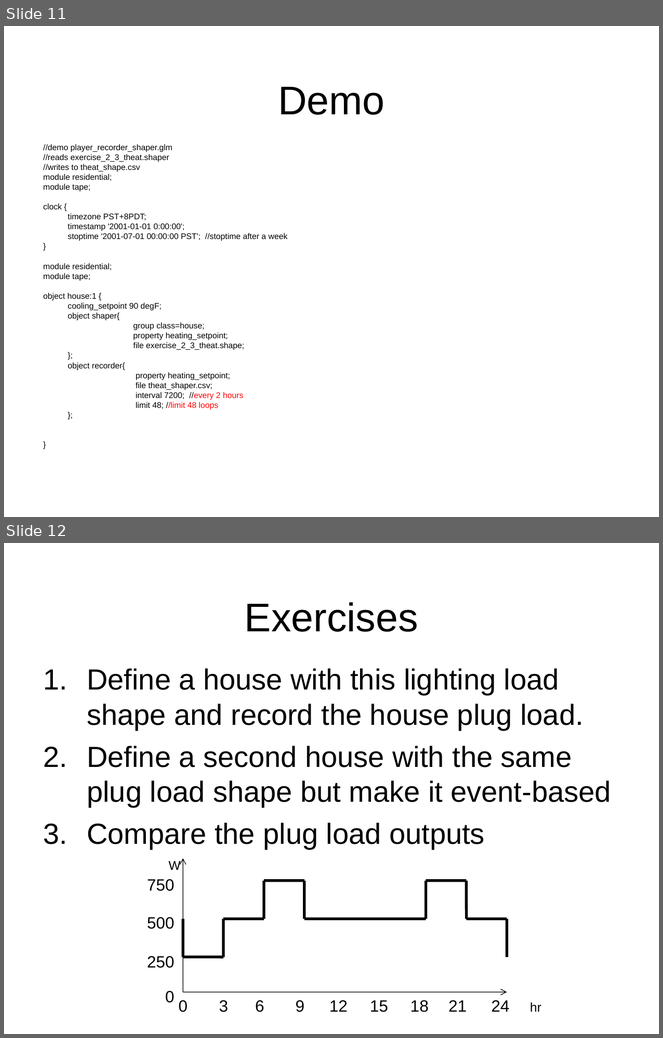
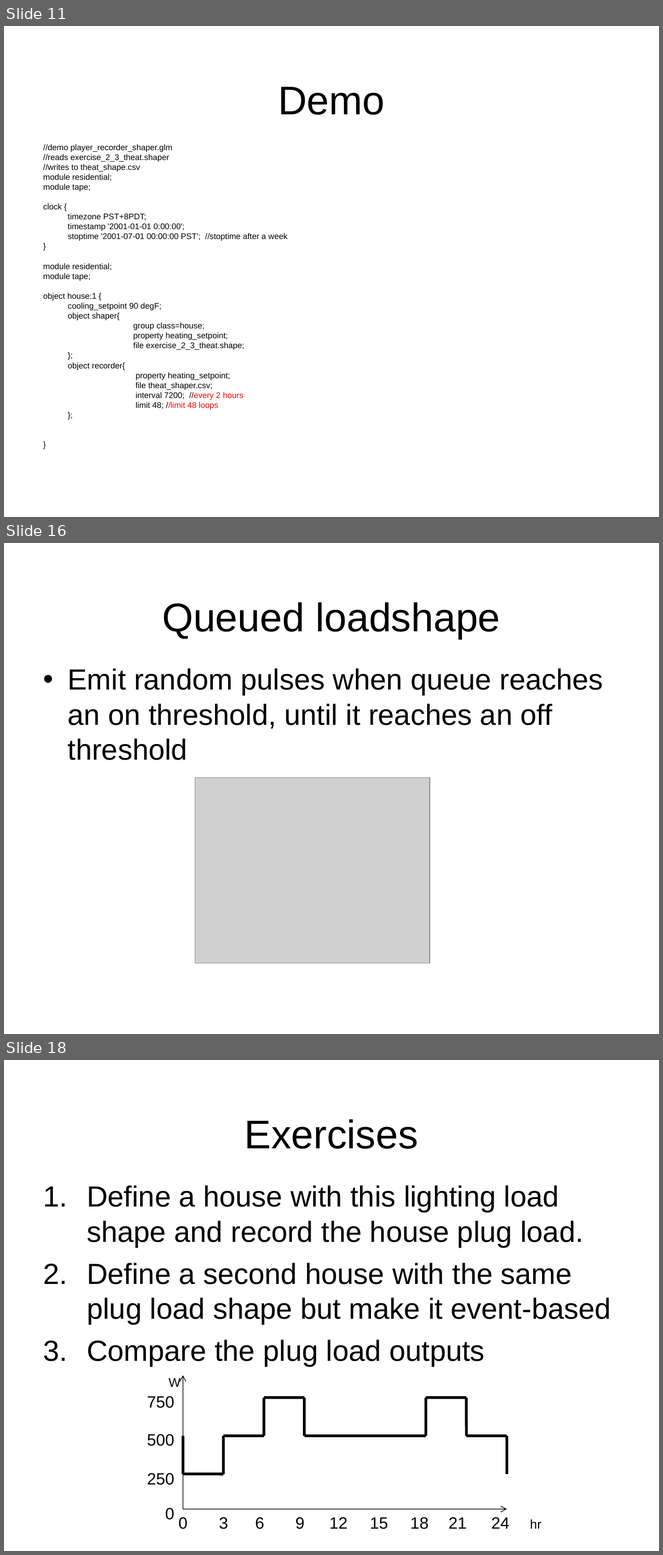
Before and after one commit to gridlab-d/course, a slide deck: 2.3 - Shapers.pps. Shown one above the other, each under a label of ours: slides 11 and 12 before the commit, slides 11, 16 and 18 after it; the slides between them are not shown. The pictures are 663x1038 and 663x1555 pixels, drawn with LibreOffice and Linux fonts; fonts in the diff are those of the drawing; grey boxes stand for pictures; background and template pictures are left out. Boxes give left, top, right and bottom in pixels: in the first picture for what was removed or moved away, otherwise in the second. Text is boxed around its words. In the diff, an @@ line names an element or a change of style, - is before the commit and + after.

Commit message:
Chitra - added loadshapes and enduse

```diff
--- a/2.3 - Shapers.pps
+++ b/2.3 - Shapers.pps
@@ slide 16 added at (4, 543, 659, 1034), background picture (left out) @@
@@ title added at (162, 602, 500, 639), 44 pt, text #000000 @@
+Queued loadshape
@@ text added at (68, 668, 603, 760), 32 pt, text #000000 @@
+• Emit random pulses when queue reaches an on threshold, until it reaches an off threshold
@@ picture added at (195, 778, 430, 963) @@
@@ what was slide 12 is now slide 18 @@
```
Also in this commit, not shown: 1 slide changed, 5 other slides added.
